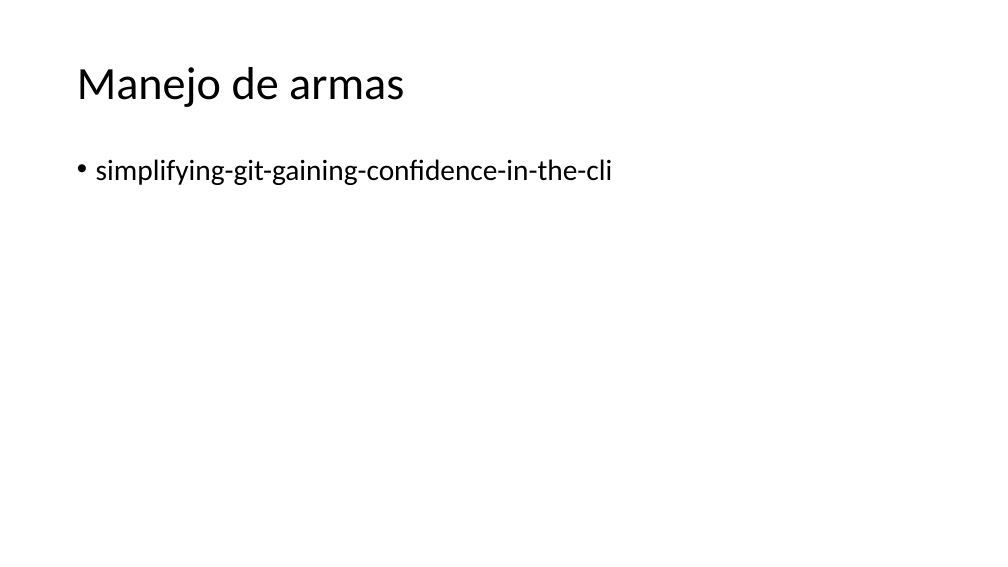
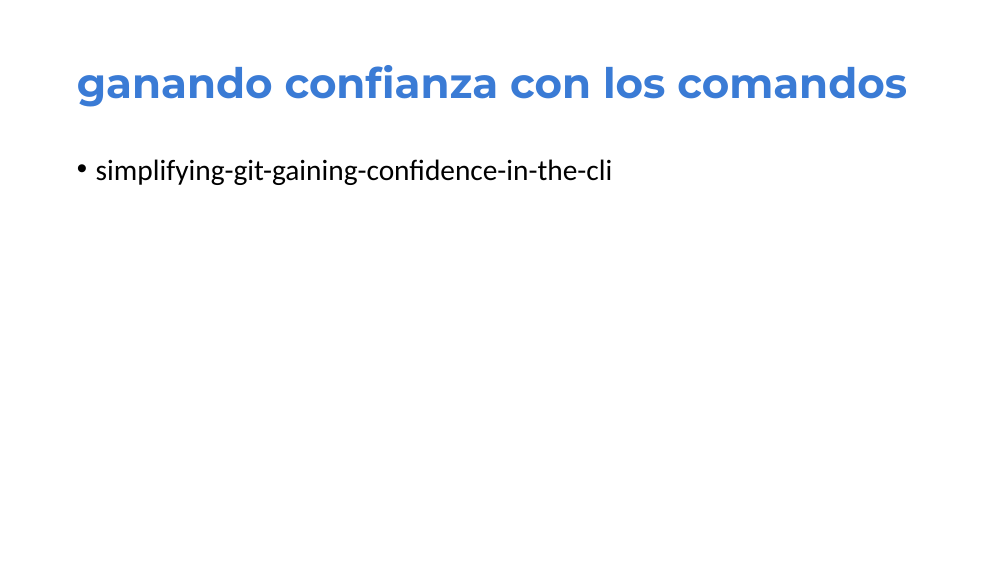
Before and after one commit to jofaval/talks-about, a slide deck: slide 17 of simplifying-git/fear-the-cli-no-more/simplifying-git-fear-the-cli-no-more.slides.es.pptx (slide 14 before the commit). Drawn at 1008x567 pixels with LibreOffice and Linux fonts; fonts in the diff are those of the drawing. Boxes give left, top, right and bottom in pixels: in the first picture for what was removed or moved away, otherwise in the second. Text is boxed around its words. In the diff, an @@ line names an element or a change of style, - is before the commit and + after.

```diff
--- a/simplifying-git/fear-the-cli-no-more/simplifying-git-fear-the-cli-no-more.slides.es.pptx
+++ b/simplifying-git/fear-the-cli-no-more/simplifying-git-fear-the-cli-no-more.slides.es.pptx
@@ title at box(77, 65, 907, 107): text changed; size 44 to 40 pt; font Calibri to Montserrat; text colour #000000 to gradient #3A7BD5 to #3FFFC4; bold on @@
-Manejo de armas
+ganando confianza con los comandos
```
Also in this commit, not shown: 12 other slides changed, 7 slides added, 1 other file.
